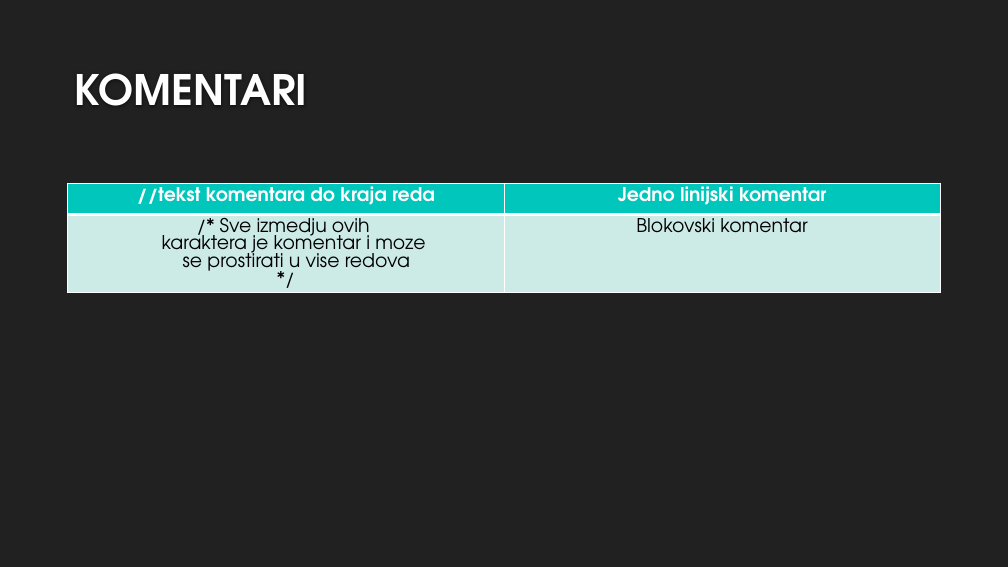
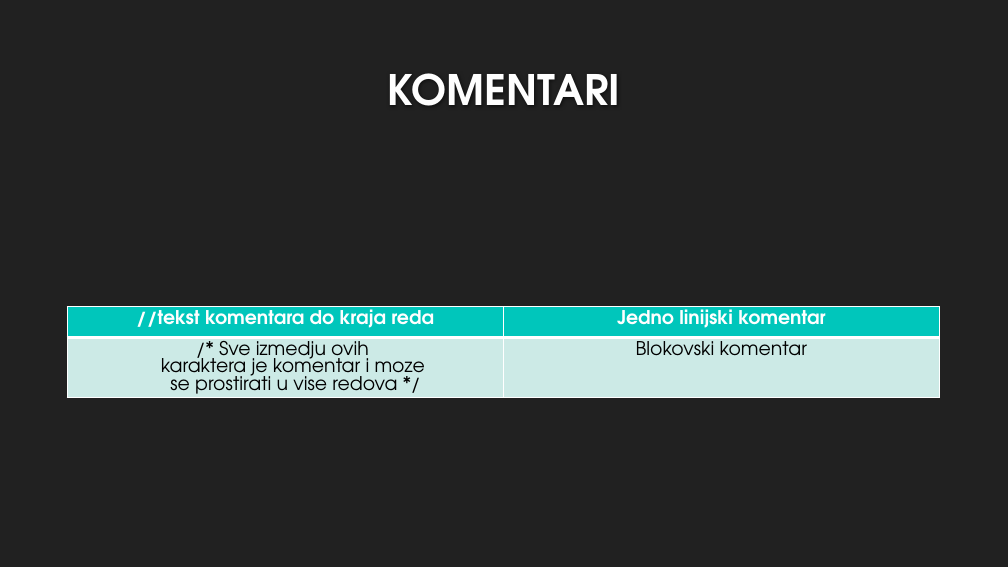
Before and after one commit to ivan95603/Blok2018, a slide deck: slide 9 of JAVA.pptx (slide 7 before the commit). Drawn at 1008x567 pixels with LibreOffice and Linux fonts; fonts in the diff are those of the drawing; background and template pictures are left out. Boxes give left, top, right and bottom in pixels: in the first picture for what was removed or moved away, otherwise in the second. Text is boxed around its words. In the diff, an @@ line names an element or a change of style, - is before the commit and + after.

```diff
--- a/JAVA.pptx
+++ b/JAVA.pptx
@@ title "KOMENTARI" at [387, 73, 620, 106]: alignment left to centre @@
@@ table at [67, 307, 940, 414] @@
-row 2, column 1: /* Sve izmedju ovih / karaktera je komentar i moze / se prostirati u vise redova / */
+row 2, column 1: /* Sve izmedju ovih / karaktera je komentar i moze / se prostirati u vise redova */
@@ table: place and size @@
-table at [68, 184, 941, 313]
+table at [67, 307, 940, 414]
```
Also in this commit, not shown: 6 other slides changed, 5 slides added, 6 other files.
